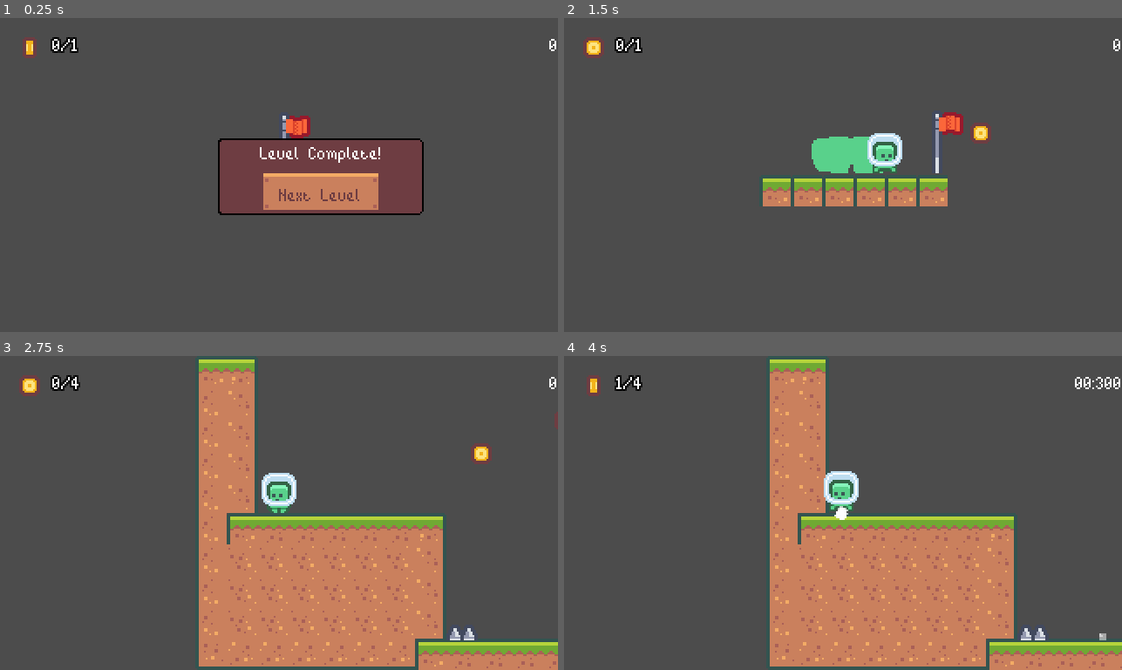
Above: before the commit, frames 1-4 (two rows, left to right).
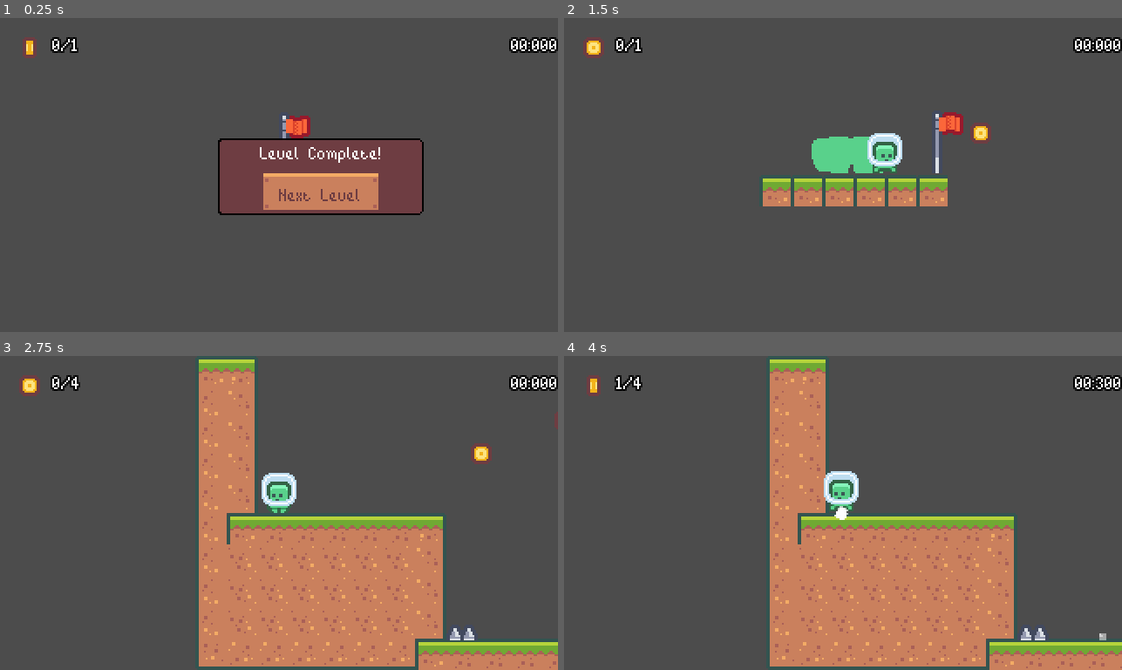
Above: after the commit, the same moments.

Repository: yplog/alloga
Game: Godot game, scene res://scenes/BaseLevel.tscn
The game is run twice, just before and just after one commit, with the same random seed, the same clock (stepped at 60 frames per second) and the same inputs. The project has no main scene, so this scene is started directly.
Inputs:
- Up to frame 1 (0.25 s): no input
- Up to frame 2 (1.5 s): click "Next Level" at 0.5 s; hold D (move_right) from 1.28 s (still down); tap Space (dash) at 1.35 s
- Up to frame 3 (2.75 s): tap W (jump) at 1.52 s; release D (move_right) at 2 s; click "Next Level" at 2 s
- Up to frame 4 (4 s): hold D (move_right) 2.78-3.53 s; tap Space (dash) at 2.85, 3.6 s; tap W (jump) at 3.02 s; hold A (move_left) from 3.53 s (still down)

The runs differ from the first frame. In frame 1, 0.4% of the frame differs, in the area x 91-100%, y 6-12%; in frame 2, 0.4%; in frame 3, 0.4%; in frame 4, 0.3%.

Commit message:
timer label

Diff:
--- a/scenes/UI/LevelUI.gd
+++ b/scenes/UI/LevelUI.gd
@@ -1,6 +1,6 @@
 extends CanvasLayer
 
-var timer_text = 0
+var timer_text = "00:000"
 var time = 0
 var timer_on = false
 
--- a/scenes/UI/LevelUI.tscn
+++ b/scenes/UI/LevelUI.tscn
@@ -1,11 +1,10 @@
-[gd_scene load_steps=9 format=2]
+[gd_scene load_steps=7 format=2]
 
 [ext_resource path="res://resources/theme.tres" type="Theme" id=1]
 [ext_resource path="res://scenes/UI/LevelUI.gd" type="Script" id=2]
 [ext_resource path="res://resources/font_outline.tres" type="DynamicFont" id=3]
 [ext_resource path="res://assets/coin/tile_0152.png" type="Texture" id=4]
 [ext_resource path="res://assets/coin/tile_0151.png" type="Texture" id=5]
-[ext_resource path="res://resources/font.tres" type="DynamicFont" id=6]
 
 [sub_resource type="AnimatedTexture" id=1]
 frames = 2
@@ -13,9 +12,6 @@
 frame_0/texture = ExtResource( 5 )
 frame_1/texture = ExtResource( 4 )
 frame_1/delay_sec = 0.0
-
-[sub_resource type="Theme" id=2]
-default_font = ExtResource( 6 )
 
 [node name="LevelUI" type="CanvasLayer"]
 script = ExtResource( 2 )
@@ -36,7 +32,7 @@
 [node name="HBoxContainer" type="HBoxContainer" parent="MarginContainer"]
 margin_left = 4.0
 margin_top = 4.0
-margin_right = 52.0
+margin_right = 42.0
 margin_bottom = 22.0
 size_flags_horizontal = 0
 size_flags_vertical = 0
@@ -51,15 +47,15 @@
 
 [node name="CoinLabel" type="Label" parent="MarginContainer/HBoxContainer"]
 margin_left = 22.0
-margin_right = 48.0
+margin_right = 38.0
 margin_bottom = 13.0
 size_flags_horizontal = 0
 size_flags_vertical = 0
 custom_fonts/font = ExtResource( 3 )
-text = "0 / 0"
+text = "0/0"
 
 [node name="HBoxContainer2" type="HBoxContainer" parent="MarginContainer"]
-margin_left = 311.0
+margin_left = 289.0
 margin_top = 4.0
 margin_right = 316.0
 margin_bottom = 17.0
@@ -69,7 +65,7 @@
 alignment = 2
 
 [node name="TimerLabel" type="Label" parent="MarginContainer/HBoxContainer2"]
-margin_right = 5.0
+margin_right = 27.0
 margin_bottom = 13.0
-theme = SubResource( 2 )
-text = "0"
+custom_fonts/font = ExtResource( 3 )
+text = "00:000"
